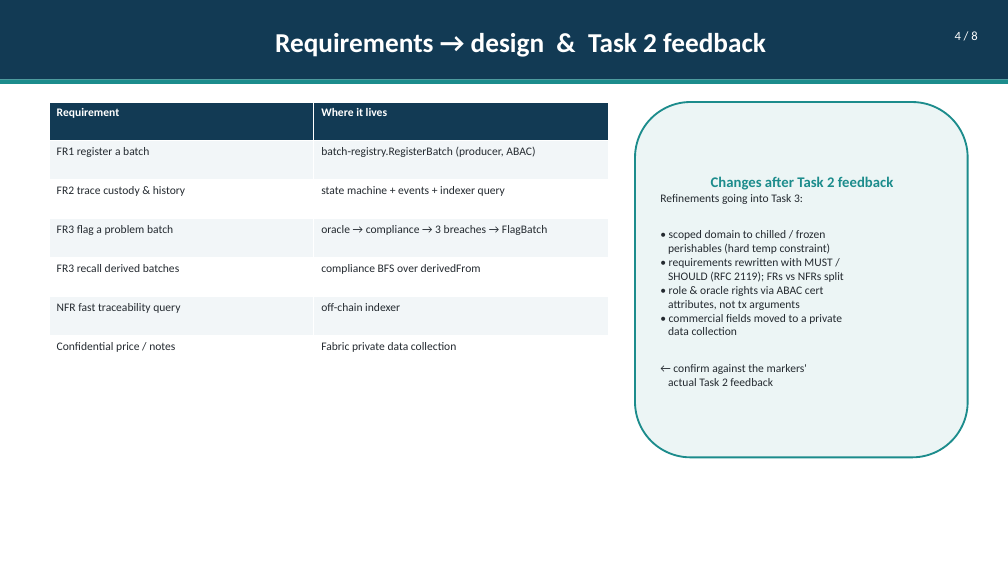
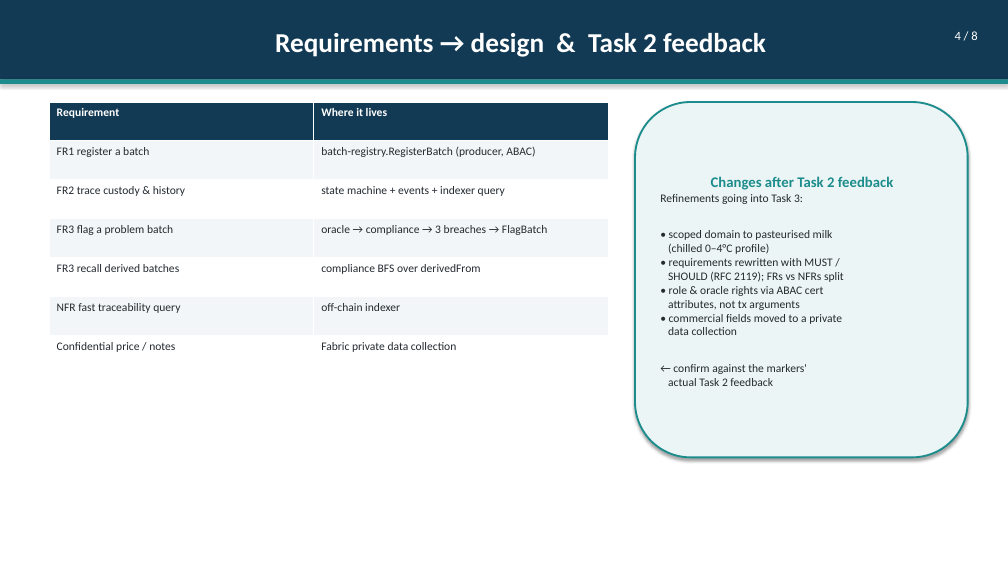
Before and after one commit to lawrence3699/comp6452-proj2, a slide deck: slide 4 of docs/COMP6452_Proj2_Task3.pptx. Drawn at 1008x567 pixels with LibreOffice and Linux fonts; fonts in the diff are those of the drawing. Boxes give left, top, right and bottom in pixels: in the first picture for what was removed or moved away, otherwise in the second. Text is boxed around its words. In the diff, an @@ line names an element or a change of style, - is before the commit and + after.

Commit message:
feat: scope demo to pasteurised milk

```diff
--- a/docs/COMP6452_Proj2_Task3.pptx
+++ b/docs/COMP6452_Proj2_Task3.pptx
@@ shadow on in 3 elements at (0,0,1008,79), (635,102,968,457), (0,79,1008,84) @@
@@ text in rounded rectangle at (668,230,833,254): text changed @@
-• scoped domain to chilled / frozen
-perishables (hard temp constraint)
+• scoped domain to pasteurised milk
+(chilled 0–4°C profile)
```
Also in this commit, not shown: 7 other slides changed, 9 other files.
